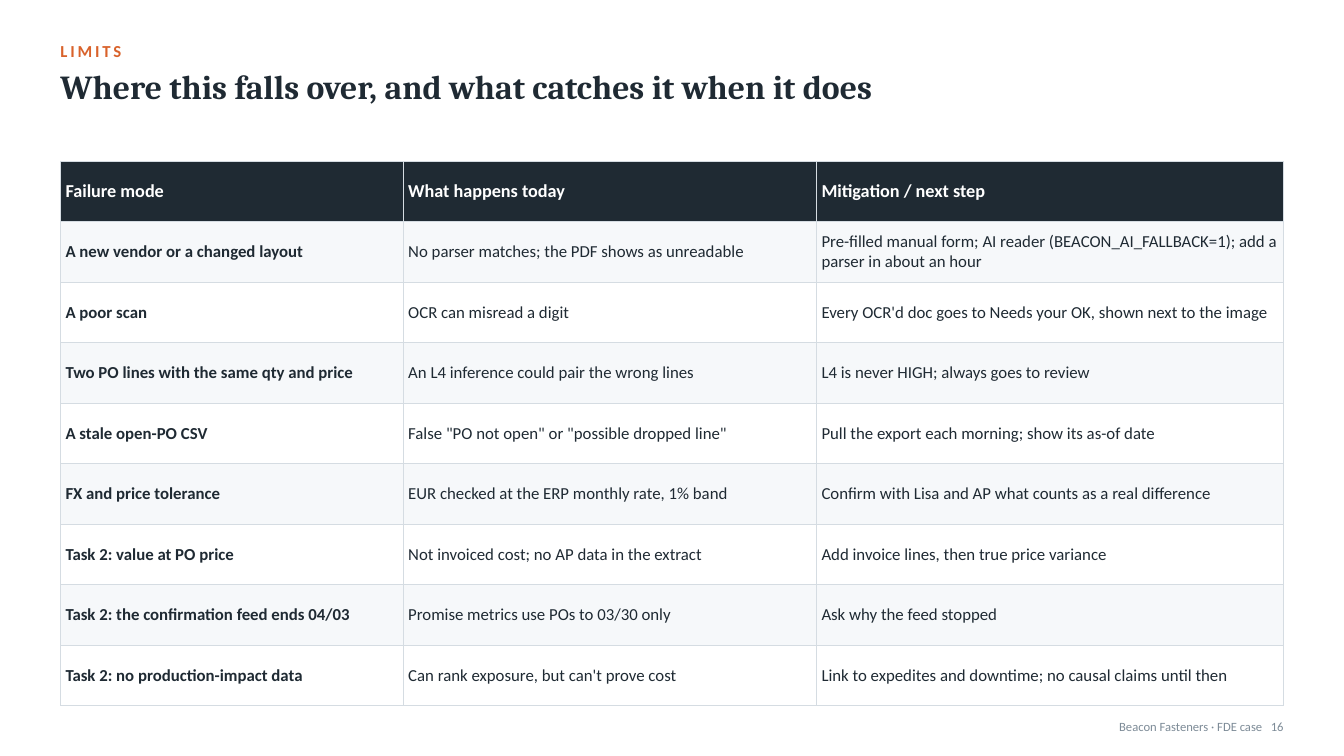
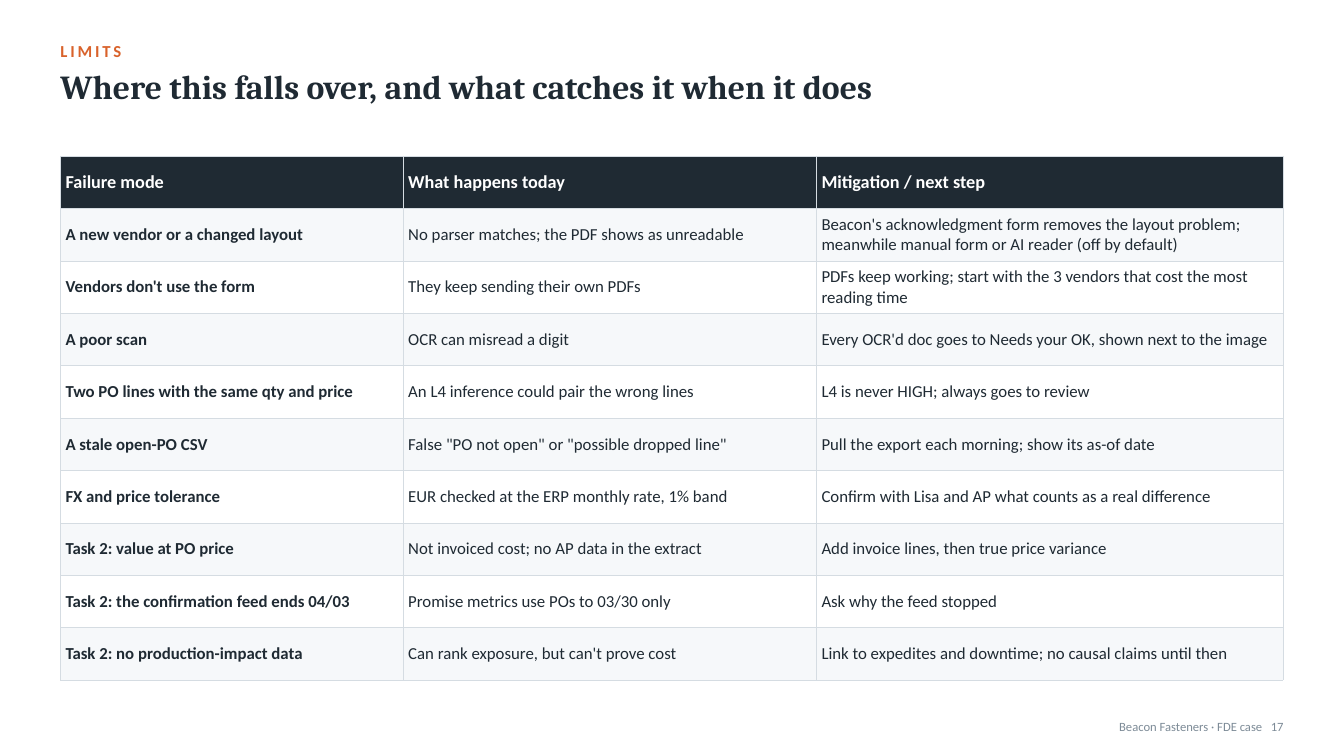
Before and after one commit to SmritaPandey/BeaconFasteners, a slide deck: slide 17 of Beacon Superday-Submission/presentation/Beacon_FDE_Casestudy.pptx (slide 16 before the commit). Drawn at 1344x756 pixels with LibreOffice and Linux fonts; fonts in the diff are those of the drawing. Boxes give left, top, right and bottom in pixels: in the first picture for what was removed or moved away, otherwise in the second. Text is boxed around its words. In the diff, an @@ line names an element or a change of style, - is before the commit and + after.

```diff
--- a/Beacon Superday-Submission/presentation/Beacon_FDE_Casestudy.pptx
+++ b/Beacon Superday-Submission/presentation/Beacon_FDE_Casestudy.pptx
@@ table at [60,156,1284,666] @@
-row 2: A new vendor or a changed layout | No parser matches; the PDF shows as unreadable | Pre-filled manual form; AI reader (BEACON_AI_FALLBACK=1); add a parser in about an hour
+row 2: A new vendor or a changed layout | No parser matches; the PDF shows as unreadable | Beacon's acknowledgment form removes the layout problem; meanwhile manual form or AI reader (off by default)
+row 3: Vendors don't use the form | They keep sending their own PDFs | PDFs keep working; start with the 3 vendors that cost the most reading time
@@ table: place and size @@
-table at [60,161,1284,688]
+table at [60,156,1284,666]
@@ text at [1119,723,1284,731]: text changed @@
-Beacon Fasteners · FDE case 16
+Beacon Fasteners · FDE case 17
```
Also in this commit, not shown: 12 other slides changed, 1 slide added, 57 other files.
